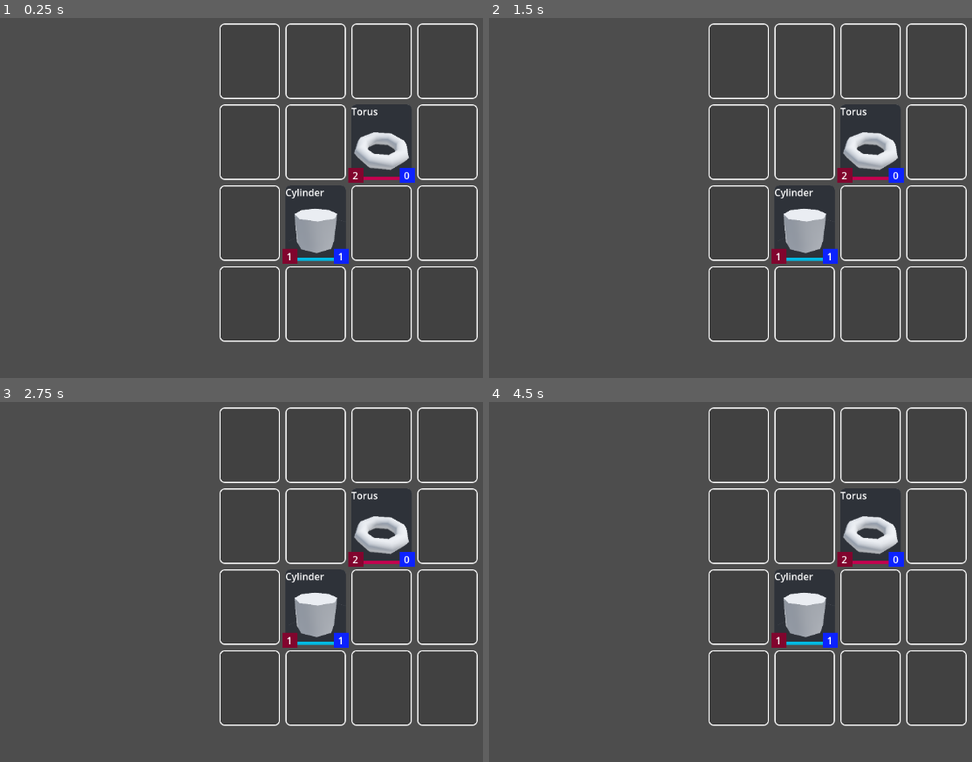
Above: before the commit, frames 1-4 (two rows, left to right).
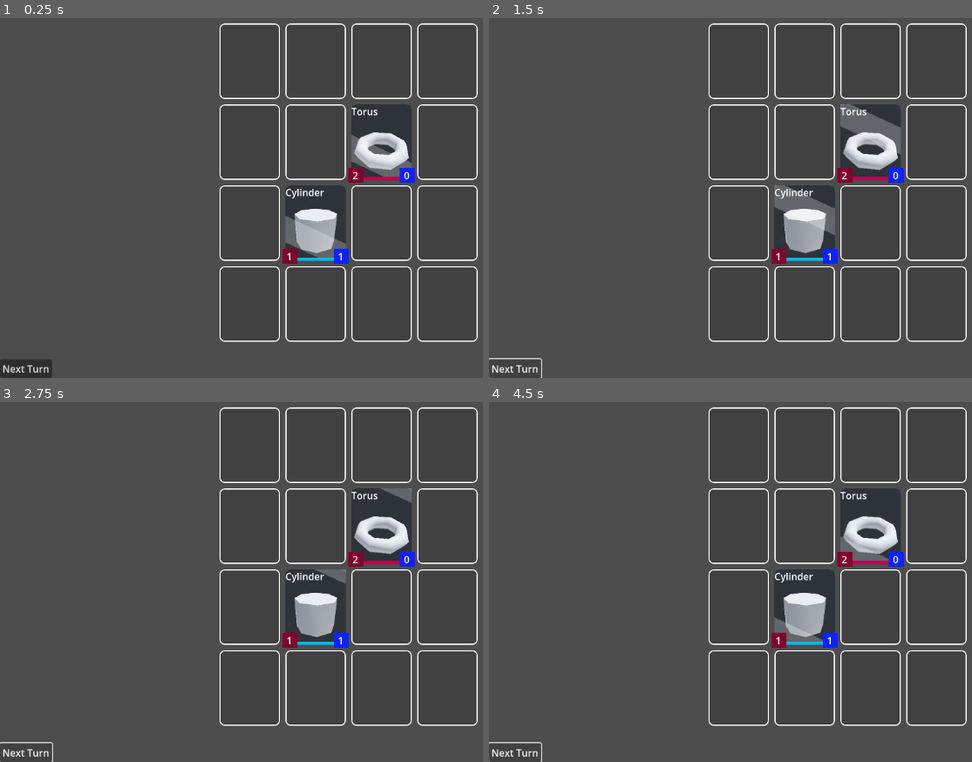
Above: after the commit, the same moments.

Repository: Holy-Person/CardBattler
Game: Godot game, scene res://scenes/battle.tscn
The game is run twice, just before and just after one commit, with the same random seed, the same clock (stepped at 60 frames per second) and the same inputs.
Inputs (mouse positions are in pixels of both pictures, inside the frame that each line leads up to):
- Up to frame 1 (0.25 s): no input
- Up to frame 2 (1.5 s): click (740, 61) at 0.52 s; click (513, 367) at 1.25 s, where only the run after the commit has a clickable "Next Turn"
- Up to frame 3 (2.75 s): click (24, 751) at 2 s, where only the run after the commit has a clickable "Next Turn"
- Up to frame 4 (4.5 s): click (740, 445) at 2.77 s; click (740, 445) at 3.52 s; click (513, 751) at 4.25 s, where only the run after the commit has a clickable "Next Turn"

The runs differ from the first frame. In frame 1, 1.5% of the frame differs, in the area x 0-86%, y 32-100%; in frame 2, 1.5%, in the area x 0-86%, y 23-100%; in frame 3, 0.4%; in frame 4, 0.7%.

Commit message:
Basic Turn System & Card Indicators
Can now only move once, same with attack. Cannot move if attack has been done.
Visual indicators for both has_moved and has_attacked values have been added as well.

Diff:
--- a/components/card_field.gd
+++ b/components/card_field.gd
@@ -58,3 +58,10 @@
 
 func die() -> void:
 	queue_free()
+
+func _physics_process(delta: float) -> void:
+	self_modulate = Color(0.65, 0.65, 0.65) if has_attacked else Color.WHITE
+	$Image.self_modulate = self_modulate
+	$Control/ColorRect.visible = false if has_moved || has_attacked else true
+	if $Control/ColorRect.position.y < -250: $Control/ColorRect.position.y = 125
+	$Control/ColorRect.position.y -= delta * 350
--- a/components/card_field.tscn
+++ b/components/card_field.tscn
@@ -23,6 +23,33 @@
 grow_vertical = 0
 mouse_filter = 2
 expand_mode = 4
+
+[node name="Control" type="Control" parent="."]
+clip_contents = true
+layout_mode = 1
+anchors_preset = 15
+anchor_right = 1.0
+anchor_bottom = 1.0
+grow_horizontal = 2
+grow_vertical = 2
+mouse_filter = 2
+
+[node name="ColorRect" type="ColorRect" parent="Control"]
+layout_mode = 1
+anchors_preset = 8
+anchor_left = 0.5
+anchor_top = 0.5
+anchor_right = 0.5
+anchor_bottom = 0.5
+offset_left = -65.0
+offset_top = 62.5
+offset_right = 85.0
+offset_bottom = 102.5
+grow_horizontal = 2
+grow_vertical = 2
+rotation = 0.436332
+mouse_filter = 2
+color = Color(1, 1, 1, 0.25098)
 
 [node name="Name" type="Label" parent="."]
 layout_mode = 1
--- a/scenes/battle.tscn
+++ b/scenes/battle.tscn
@@ -35,3 +35,14 @@
 grow_horizontal = 2
 grow_vertical = 2
 mouse_filter = 2
+
+[node name="Button" type="Button" parent="."]
+anchors_preset = 2
+anchor_top = 1.0
+anchor_bottom = 1.0
+offset_top = -8.0
+offset_right = 8.0
+grow_vertical = 0
+text = "Next Turn"
+
+[connection signal="pressed" from="Button" to="Field" method="new_turn"]
--- a/scenes/field.gd
+++ b/scenes/field.gd
@@ -9,7 +9,10 @@
 ## The fields sorted as [pos.y][pos.x]
 var field_list : Array[Array]
 ## Contains all currently active cards, used to iterate over them.
-var cards : Array
+var cards : Array :
+	get:
+		cards = cards.filter(func(card): return is_instance_valid(card))
+		return cards
 
 ## A panel on the field, used for interactions and visuals.
 var field_panel = load("res://components/field_panel.tscn")
@@ -76,10 +79,12 @@
 			select_card(selected_field.get_card())
 		FieldPanel.PanelType.MOVE:
 			if !selected_card: return
+			selected_card.has_moved = true
 			move_card_to(selected_card, pos)
 			select_card(null)
 		FieldPanel.PanelType.ATTACK:
 			if !selected_card: return
+			selected_card.has_attacked = true
 			attack_card_at(selected_card, pos)
 			select_card(null)
 
@@ -91,15 +96,19 @@
 	if !card: return
 	highlight_from_card(card)
 
-
+func new_turn() -> void:
+	selected_card = null
+	for card in cards:
+		card.has_moved = false
+		card.has_attacked = false
 
 func highlight_from_card(card : CardField) -> void:
 	for i in field_size * field_size:
 		@warning_ignore("integer_division")
 		var pos : Vector2i = Vector2i( i % field_size, i / field_size )
-		if abs(pos - card.pos).x + abs(pos - card.pos).y  <= card.movement_range && !field_list[pos.y][pos.x].has_card():
+		if abs(pos - card.pos).x + abs(pos - card.pos).y  <= card.movement_range && !field_list[pos.y][pos.x].has_card() && !card.has_moved && !card.has_attacked:
 			field_list[pos.y][pos.x].set_highlight(Highlight.HighlightType.MOVE)
-		elif abs(pos - card.pos).x + abs(pos - card.pos).y  <= card.attack_range && field_list[pos.y][pos.x].has_card():
+		elif abs(pos - card.pos).x + abs(pos - card.pos).y  <= card.attack_range && field_list[pos.y][pos.x].has_card() && !card.has_attacked:
 			if field_list[pos.y][pos.x].get_card() == card: continue
 			field_list[pos.y][pos.x].set_highlight(Highlight.HighlightType.ATTACK)
 
@@ -127,9 +136,11 @@
 
 func attack_card_at(card : CardField, pos : Vector2i) -> void:
 	var attacked_card : CardField = field_list[pos.y][pos.x].get_card()
+	var tween = get_tree().create_tween()
+	tween.tween_property(card, "global_position", field_list[pos.y][pos.x].global_position, 0.125).set_trans(Tween.TRANS_BACK).set_ease(Tween.EASE_OUT)
+	await tween.finished
 	attacked_card.damage(card.attack)
 	card.damage(attacked_card.attack)
-	var tween = get_tree().create_tween().set_parallel(false)
-	tween.tween_property(card, "global_position", field_list[pos.y][pos.x].global_position, 0.125).set_trans(Tween.TRANS_BACK).set_ease(Tween.EASE_OUT)
+	if card.is_queued_for_deletion(): return
+	tween = get_tree().create_tween()
 	tween.tween_property(card, "global_position", field_list[card.pos.y][card.pos.x].global_position, 0.1).set_trans(Tween.TRANS_BACK).set_ease(Tween.EASE_OUT)
-	# Deal damage during tween, lock interactions until done.
